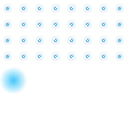
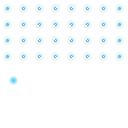
Revision of a layered 128 × 128 image; what changed, layer by layer:
pixels changed over (0, 67, 27, 94) (layer not identified)
